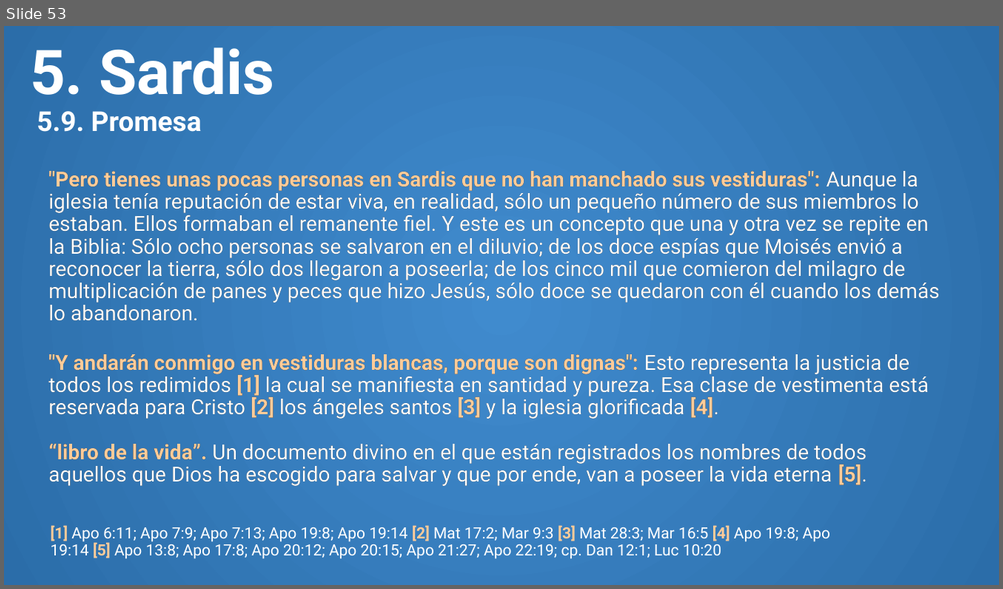
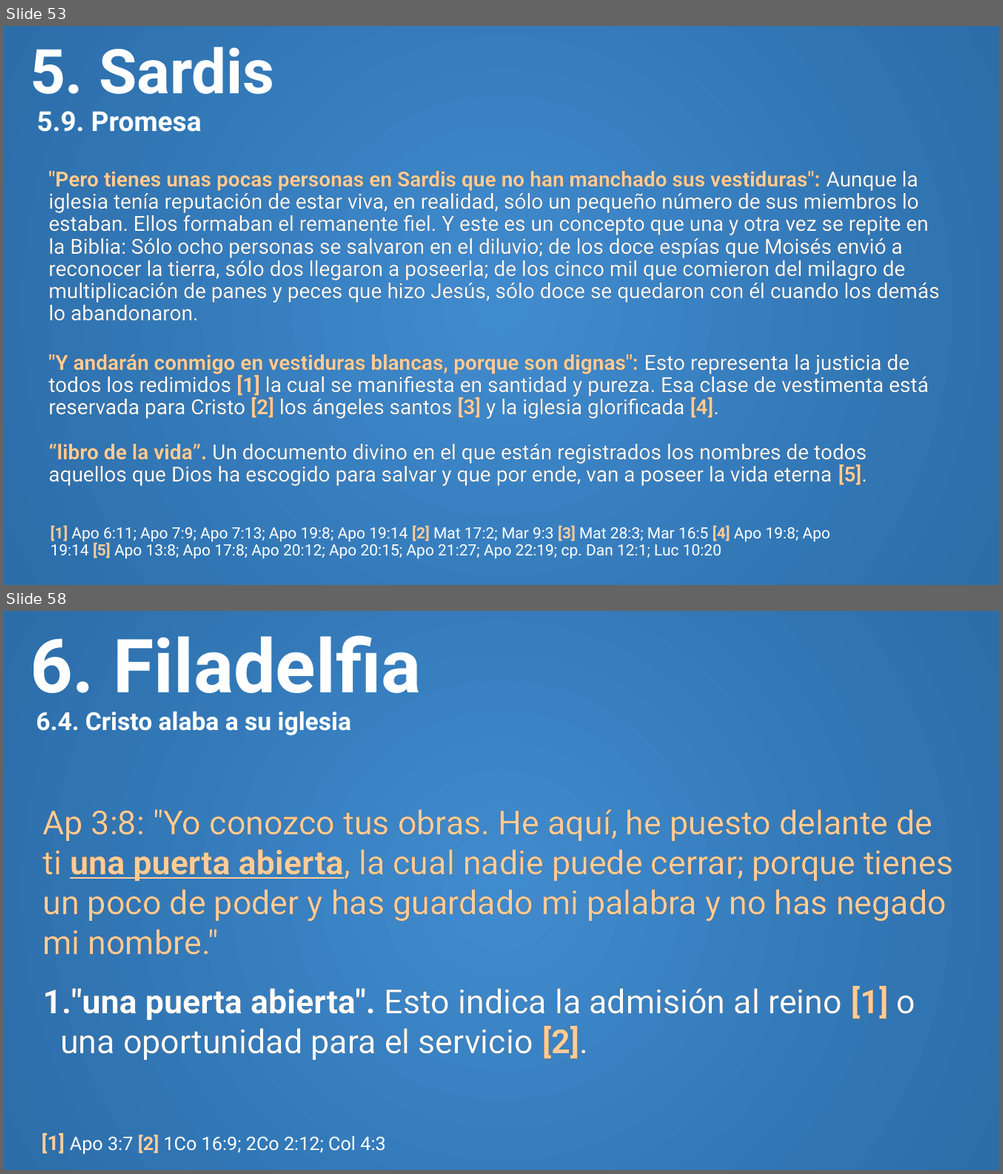
Before and after one commit to CreyTuning/documents, a slide deck: slideshow/Apocalipsis/3. Capitulo 2-3.pptm. Shown one above the other, each under a label of ours: slide 53 before the commit, slides 53 and 58 after it; the slides between them are not shown. The pictures are 1003x589 and 1003x1174 pixels, drawn with LibreOffice and Linux fonts; fonts in the diff are those of the drawing. Boxes give left, top, right and bottom in pixels: in the first picture for what was removed or moved away, otherwise in the second. Text is boxed around its words. In the diff, an @@ line names an element or a change of style, - is before the commit and + after.

Commit message:
laodicea y filadelfia

```diff
--- a/slideshow/Apocalipsis/3. Capitulo 2-3.pptm
+++ b/slideshow/Apocalipsis/3. Capitulo 2-3.pptm
@@ slide 58 added at [4,611,999,1170], background gradient #408BCE to #2B6DA9 @@
@@ title added at [30,635,421,735], 24 pt, text #FFFFFF, bold @@
+6. Filadelfia
+6.4. Cristo alaba a su iglesia
@@ text added at [42,809,953,1060], 32 pt, text #FFCC99 @@
+Ap 3:8: "Yo conozco tus obras. He aquí, he puesto delante de ti una puerta abierta, la cual nadie puede cerrar; porque tienes un poco de poder y has guardado mi palabra y no has negado mi nombre."
+1. "una puerta abierta". Esto indica la admisión al reino [1] o una oportunidad para el servicio [2].
@@ text added at [42,1133,385,1154], 18 pt, text #FFFFFF @@
+[1] Apo 3:7 [2] 1Co 16:9; 2Co 2:12; Col 4:3
```
Also in this commit, not shown: 18 other slides added, 1 other file.
